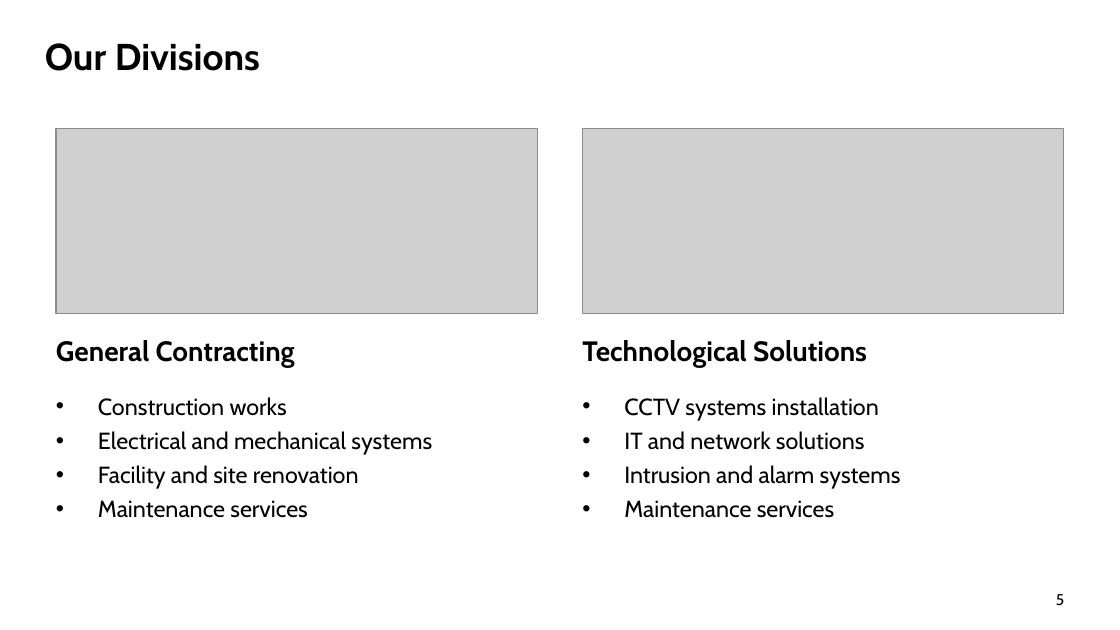
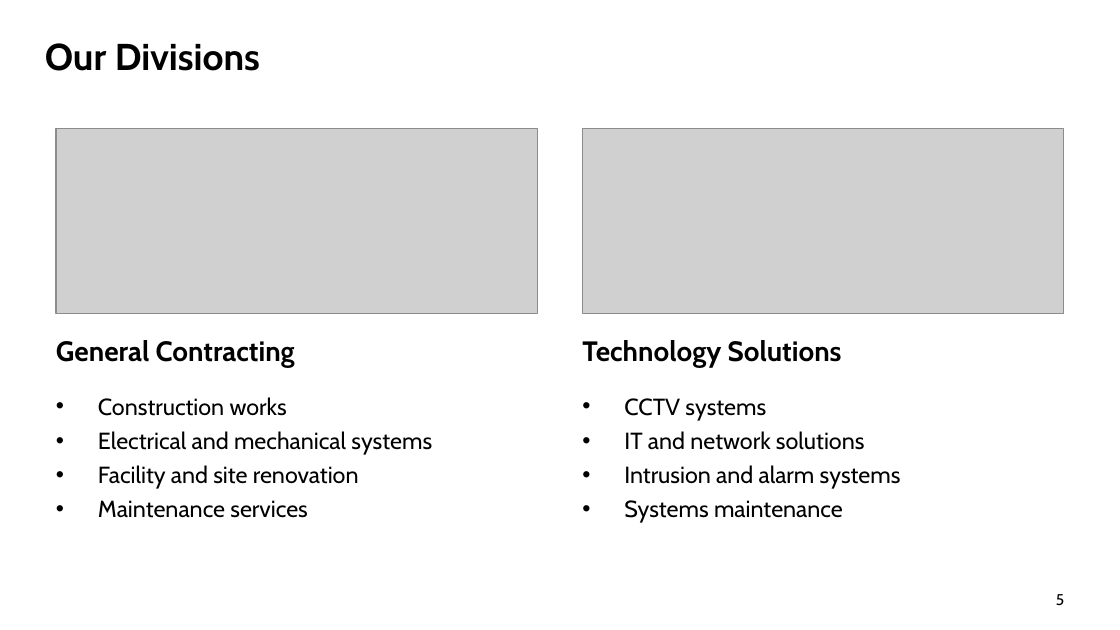
Before and after one commit to urkTish/CCTV, a slide deck: slide 5 of docs/company-profile/ContracTech-Company-Profile-EN.pptx. Drawn at 1120x630 pixels with LibreOffice and Linux fonts; fonts in the diff are those of the drawing; grey boxes stand for pictures; background and template pictures are left out. Boxes give left, top, right and bottom in pixels: in the first picture for what was removed or moved away, otherwise in the second. Text is boxed around its words. In the diff, an @@ line names an element or a change of style, - is before the commit and + after.

```diff
--- a/docs/company-profile/ContracTech-Company-Profile-EN.pptx
+++ b/docs/company-profile/ContracTech-Company-Profile-EN.pptx
@@ text at [582, 340, 842, 368]: text changed @@
-Technological Solutions
+Technology Solutions
@@ text at [624, 398, 766, 421]: text changed @@
-• CCTV systems installation
+• CCTV systems
@@ text at [624, 500, 843, 523]: text changed @@
-• Maintenance services
+• Systems maintenance
```
Also in this commit, not shown: 7 other slides changed, 8 other files.
